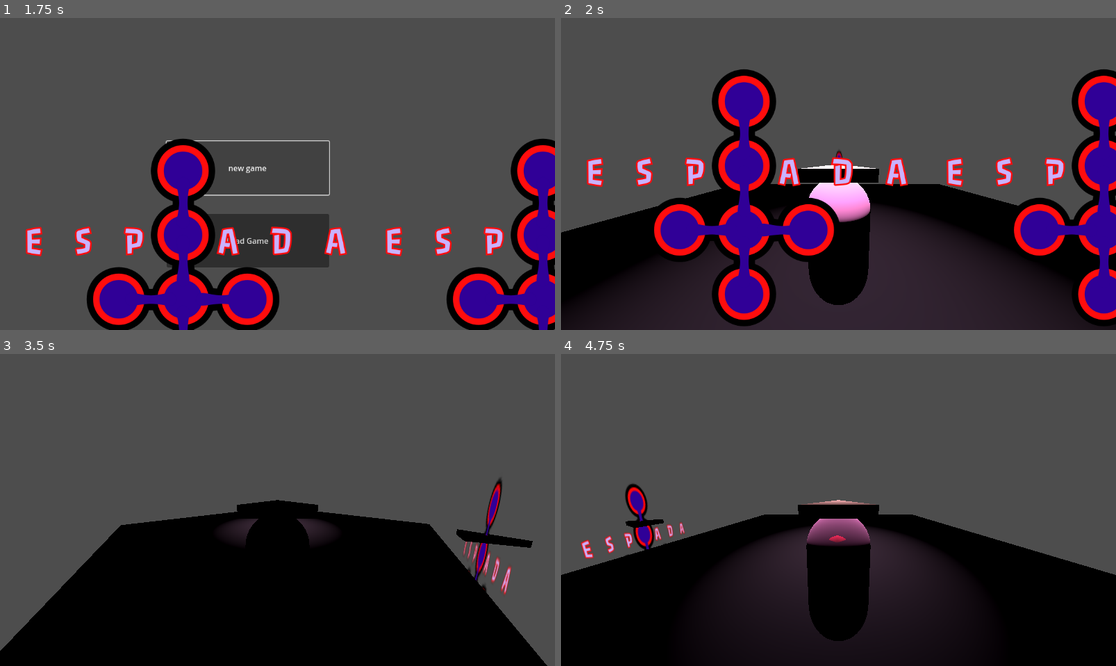
Above: before the commit, frames 1-4 (two rows, left to right).
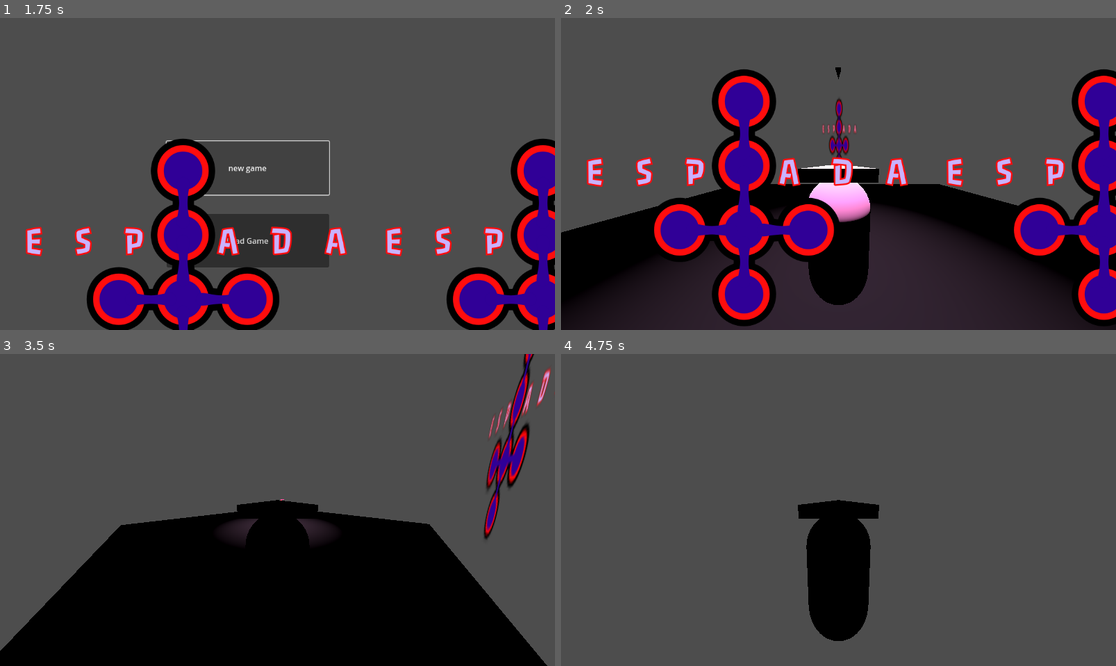
Above: after the commit, the same moments.

Repository: LidesSam/Espada
Game: Godot game, scene res://scenes/mainmenu.tscn
The game is run twice, just before and just after one commit, with the same random seed, the same clock (stepped at 60 frames per second) and the same inputs. Sound files missing from this copy of the repository are replaced by a short silence.
Inputs:
- Up to frame 1 (1.75 s): click "new game" at 0.5 s; click "new game" at 1.25 s
- Up to frame 2 (2 s): no input
- Up to frame 3 (3.5 s): hold Right (ui_right) 2.03-2.78 s; hold Down (ui_down) from 2.78 s (still down)
- Up to frame 4 (4.75 s): release Down (ui_down) at 3.53 s; hold Right (ui_right) 3.53-4.28 s; hold Up (ui_up) from 4.28 s (still down)

Frame 1 is identical in both runs. In frame 2, 0.4% of the frame differs, in the area x 47-54%, y 15-45%; in frame 3, 2.7%; in frame 4, 39%, in the area x 0-100%, y 41-100%.

Commit message:
new freature, fix: basic door change of scene system , fixed rotation

Diff:
--- a/project.godot
+++ b/project.godot
@@ -25,6 +25,10 @@
 
 enabled=PackedStringArray("res://addons/fsmgear/plugin.cfg")
 
+[global_group]
+
+trigger=""
+
 [rendering]
 
 renderer/rendering_method="gl_compatibility"
--- /dev/null
+++ b/scenes/Elements/door.gd
@@ -0,0 +1,26 @@
+extends Area3D
+
+
+@export var targetScene ="res://scenes/world/EntradaIlumiada.tscn"
+@export var actorsParentNode:Node3D =null
+@onready var spawnPoint=$spawn
+
+func _ready() -> void:
+	print("aloha door")
+
+	print("scr:door:last:",ScreenTransition.last,":tscene:",targetScene,":/:",ScreenTransition.last==targetScene )
+	if targetScene==ScreenTransition.last:
+		print(get_tree().current_scene.scene_file_path)
+
+		print("door:adding player to parent node:",Global.player, ":",actorsParentNode)
+
+		if(Global.player and actorsParentNode!=null):
+			print("door:adding player to parent node")
+			Global.player.global_position = $spawn.global_position
+			actorsParentNode.add_child(Global.player)
+			$CollisionShape3D.disabled=true
+
+
+func _on_body_shape_entered(body_rid: RID, body: Node3D, body_shape_index: int, local_shape_index: int) -> void:
+	if(body.is_in_group("player")):
+		ScreenTransition.change_scene_to_file(targetScene)
--- a/scenes/Elements/door.tscn
+++ b/scenes/Elements/door.tscn
@@ -1,23 +1,36 @@
-[gd_scene load_steps=4 format=3 uid="uid://c2ofqxaux3dpn"]
+[gd_scene load_steps=6 format=3 uid="uid://c2ofqxaux3dpn"]
 
+[ext_resource type="Script" uid="uid://do7w5kp4ji44u" path="res://scenes/Elements/door.gd" id="1_c55ij"]
 [ext_resource type="Texture2D" uid="uid://cklyu332jpwn7" path="res://icon.svg" id="1_isy1w"]
-
-[sub_resource type="BoxShape3D" id="BoxShape3D_d21wc"]
-size = Vector3(0.663696, 1.37769, 0.139771)
 
 [sub_resource type="PrismMesh" id="PrismMesh_isy1w"]
 
-[node name="door" type="Area3D"]
-transform = Transform3D(0.382937, 0, 0, 0, 1, 0, 0, 0, 1, 0, 0, 0)
+[sub_resource type="BoxShape3D" id="BoxShape3D_d21wc"]
+size = Vector3(8, 8, 1)
 
-[node name="CollisionShape3D" type="CollisionShape3D" parent="."]
-transform = Transform3D(2.03712, 0, 0, 0, 0.979, 0, 0, 0, 0.979, -0.00369937, 0.043859, 0.0104569)
-shape = SubResource("BoxShape3D_d21wc")
+[sub_resource type="SphereMesh" id="SphereMesh_c55ij"]
 
-[node name="MeshInstance3D2" type="MeshInstance3D" parent="CollisionShape3D"]
-transform = Transform3D(1, 0, 0, 0, -4.37114e-08, 0.174823, 0, -1, -7.64174e-09, 0, 1.0766, -0.119385)
+[node name="door" type="Area3D" groups=["trigger"]]
+script = ExtResource("1_c55ij")
+
+[node name="MeshInstance3D2" type="MeshInstance3D" parent="."]
+transform = Transform3D(1, 0, 0, 0, -4.37114e-08, 0.174823, 0, -1, -7.64174e-09, -0.00369937, 8.21165, -0.108928)
 mesh = SubResource("PrismMesh_isy1w")
 skeleton = NodePath("../MeshInstance3D")
 
+[node name="CollisionShape3D" type="CollisionShape3D" parent="."]
+transform = Transform3D(1, 0, 0, 0, 1, 0, 0, 0, 1, 0, 4, 0)
+shape = SubResource("BoxShape3D_d21wc")
+
 [node name="Sprite3D" type="Sprite3D" parent="."]
+transform = Transform3D(1, 0, 0, 0, 1, 0, 0, 0, 1, 0, 3.78844, 0)
 texture = ExtResource("1_isy1w")
+
+[node name="spawn" type="Marker3D" parent="."]
+transform = Transform3D(1, 0, 0, 0, 1, 0, 0, 0, 1, 0, 0, 3)
+
+[node name="MeshInstance3D" type="MeshInstance3D" parent="spawn"]
+transform = Transform3D(1, 0, 0, 0, 1, 0, 0, 0, 1, 0, 0, -1)
+mesh = SubResource("SphereMesh_c55ij")
+
+[connection signal="body_shape_entered" from="." to="." method="_on_body_shape_entered"]
--- a/scenes/Elements/player.gd
+++ b/scenes/Elements/player.gd
@@ -4,14 +4,15 @@
 var move_velocity: Vector3 = Vector3.ZERO
 
 func _physics_process(delta: float) -> void:
+
 	var dir = Vector3.ZERO
 
 	if Input.is_action_pressed("ui_up"):
 		dir -= transform.basis.z  # Move forward relative to facing direction
 	if Input.is_action_pressed("ui_left"):
-		transform = transform.rotated(Vector3.UP, deg_to_rad(5))  # Rotate left 5°
+		transform.basis = transform.basis.rotated(Vector3.UP, deg_to_rad(5))
 	if Input.is_action_pressed("ui_right"):
-		transform = transform.rotated(Vector3.UP, deg_to_rad(-5)) # Rotate right 5°
+		transform.basis = transform.basis.rotated(Vector3.UP, deg_to_rad(-5))
 	if Input.is_action_pressed("ui_down"):
 		dir += transform.basis.z  # Move forward relative to facing direction
 	# Normalize to prevent faster diagonal movement
--- a/scenes/mainmenu.tscn
+++ b/scenes/mainmenu.tscn
@@ -14,6 +14,7 @@
 offset_bottom = 40.0
 
 [node name="NewGameBtn" type="Button" parent="main"]
+layout_mode = 0
 offset_left = 346.0
 offset_top = 256.0
 offset_right = 683.0
@@ -21,6 +22,7 @@
 text = "new game"
 
 [node name="LoadGame" type="Button" parent="main"]
+layout_mode = 0
 offset_left = 346.0
 offset_top = 407.0
 offset_right = 683.0
--- a/scenes/system/Global.gd
+++ b/scenes/system/Global.gd
@@ -1 +1,17 @@
 extends Node
+
+
+var player=null
+var deathcount=0
+
+func new_game():
+	deathcount= null
+
+func set_player(p):
+	player= p
+func detach_player():
+	if player and player.get_parent():
+		player.get_parent().remove_child(player)
+
+func die():
+	deathcount+=1
--- a/scenes/system/screenTransition.gd
+++ b/scenes/system/screenTransition.gd
@@ -1,12 +1,16 @@
 extends CanvasLayer
 
 var on=false
-var next
+var next=null
+var last=null
 
 func change_scene_to_file(target)->void:
 	$anim.play("fill_up")
 	on=true
+	if(next):
+		last=next
 	next=target
+	Global.detach_player()
 
 func _on_anim_animation_finished(anim_name):
 	if(on):
--- a/scenes/world/EntradaIlumiada.tscn
+++ b/scenes/world/EntradaIlumiada.tscn
@@ -1,6 +1,6 @@
 [gd_scene load_steps=6 format=3 uid="uid://bv7twt1g23j1u"]
 
-[ext_resource type="PackedScene" uid="uid://cygaoueysys4i" path="res://scenes/Elements/Illusia.tscn" id="1_v646w"]
+[ext_resource type="Script" uid="uid://bwk8r6p66a0j3" path="res://scenes/world/entrada_ilumiada.gd" id="1_v646w"]
 [ext_resource type="PackedScene" uid="uid://c2ofqxaux3dpn" path="res://scenes/Elements/door.tscn" id="2_jhygp"]
 
 [sub_resource type="BoxShape3D" id="BoxShape3D_0yqho"]
@@ -11,7 +11,8 @@
 [sub_resource type="StandardMaterial3D" id="StandardMaterial3D_v646w"]
 albedo_color = Color(0.000914195, 0.05364, 0.124657, 1)
 
-[node name="entry" type="Node3D"]
+[node name="EntradaIluminada" type="Node3D"]
+script = ExtResource("1_v646w")
 
 [node name="StaticBody3D2" type="StaticBody3D" parent="."]
 transform = Transform3D(8.11851, 0, 0, 0, 0.990062, 0, 0, 0, 7.9106, 0, 0, 0)
@@ -34,7 +35,10 @@
 
 [node name="actors" type="Node3D" parent="."]
 
-[node name="player" parent="actors" instance=ExtResource("1_v646w")]
-
 [node name="door" parent="." instance=ExtResource("2_jhygp")]
 transform = Transform3D(0.382937, 0, 0, 0, 1, 0, 0, 0, 1, 0, 0, -8)
+targetScene = "res://scenes/world/PlazaDeBrazas.tscn"
+
+[node name="Camera3D" type="Camera3D" parent="."]
+transform = Transform3D(1, 0, 0, 0, -4.37114e-08, 1, 0, -1, -4.37114e-08, 0, 11.5005, 0)
+current = true
--- a/scenes/world/PlazaDeBrazas.tscn
+++ b/scenes/world/PlazaDeBrazas.tscn
@@ -32,26 +32,33 @@
 [sub_resource type="Gradient" id="Gradient_mqh4y"]
 colors = PackedColorArray(0.115533, 0.0114107, 0.228532, 1, 5.96821e-06, 0.984025, 0.728952, 1)
 
-[node name="entry" type="Node3D"]
+[node name="plazaDeBrazas" type="Node3D"]
 
 [node name="doors" type="Node3D" parent="."]
 transform = Transform3D(1, 0, 0, 0, 1, 0, 0, 0, 1, 0, 0.582737, 0)
 
-[node name="door" parent="doors" instance=ExtResource("2_c3gid")]
-transform = Transform3D(0.382937, 0, 0, 0, 1, 0, 0, 0, 1, 0, 0, -7.15347)
+[node name="door_entrada_iluminada" parent="doors" node_paths=PackedStringArray("actorsParentNode") instance=ExtResource("2_c3gid")]
+transform = Transform3D(1, 0, 0, 0, 1, 0, 0, 0, 1, 0, 0, -8)
+actorsParentNode = NodePath("../../actors")
 
-[node name="door2" parent="doors" instance=ExtResource("2_c3gid")]
-transform = Transform3D(-0.369889, 0, -0.258819, 0, 1, 0, 0.0991114, 0, -0.965926, 0, 0, 7.45187)
+[node name="door_arboleda_Negra" parent="doors" node_paths=PackedStringArray("actorsParentNode") instance=ExtResource("2_c3gid")]
+transform = Transform3D(-1.67387e-08, 0, -1, 0, 1, 0, 0.382937, 0, -4.37114e-08, 8.58262, 0, 0)
+targetScene = "res://scenes/world/ArboledaNegra.tscn"
+actorsParentNode = NodePath("../../actors")
 
-[node name="door3" parent="doors" instance=ExtResource("2_c3gid")]
-transform = Transform3D(-0.0991114, 0, 0.965926, 0, 1, 0, -0.369889, 0, -0.258819, -8.08798, 0, 0)
+[node name="door_castillo" parent="doors" node_paths=PackedStringArray("actorsParentNode") instance=ExtResource("2_c3gid")]
+transform = Transform3D(-0.382937, 0, 8.74228e-08, 0, 1, 0, -3.34774e-08, 0, -1, 0, 0, 7.45187)
+targetScene = "res://scenes/world/CastilloCreciente.tscn"
+actorsParentNode = NodePath("../../actors")
 
-[node name="door4" parent="doors" instance=ExtResource("2_c3gid")]
-transform = Transform3D(-1.67387e-08, 0, -1, 0, 1, 0, 0.382937, 0, -4.37114e-08, 8.58262, 0, 0)
+[node name="door_cascada" parent="doors" node_paths=PackedStringArray("actorsParentNode") instance=ExtResource("2_c3gid")]
+transform = Transform3D(-1.67387e-08, 0, 1, 0, 1, 0, -0.382937, 0, -4.37114e-08, -8.08798, 0, 0)
+targetScene = "res://scenes/world/CascadaVacia.tscn"
+actorsParentNode = NodePath("../../actors")
 
-[node name="actor" type="Node3D" parent="."]
+[node name="actors" type="Node3D" parent="."]
 
-[node name="Npc" parent="actor" instance=ExtResource("1_34uc1")]
+[node name="Npc" parent="actors" instance=ExtResource("1_34uc1")]
 transform = Transform3D(1, 0, 0, 0, 1, 0, 0, 0, 1, 0.0722914, 1.0179, -3.1923)
 
 [node name="world" type="Node3D" parent="."]
@@ -69,6 +76,14 @@
 
 [node name="fire" type="StaticBody3D" parent="world"]
 transform = Transform3D(1, 0, 0, 0, 1, 0, 0, 0, 1, 0, 0.492174, 0)
+
+[node name="OmniLight3D" type="OmniLight3D" parent="world/fire"]
+transform = Transform3D(1, 0, 0, 0, 1, 0, 0, 0, 1, 0, 0.608601, 0)
+light_color = Color(0.721196, 0.993315, 0.858385, 1)
+light_energy = 13.121
+light_indirect_energy = 5.04
+light_volumetric_fog_energy = 1.515
+omni_range = 11.2863
 
 [node name="MeshInstance3D" type="MeshInstance3D" parent="world/fire"]
 mesh = SubResource("CylinderMesh_c3gid")
--- /dev/null
+++ b/scenes/world/entrada_ilumiada.gd
@@ -0,0 +1,7 @@
+extends Node3D
+
+func _ready() -> void:
+	if !Global.player:
+		var player =load("res://scenes/Elements/Illusia.tscn").instantiate()
+		$actors.add_child(player)
+		Global.player=player
Not shown, added: scenes/Elements/door.gd.uid
Not shown, added: scenes/world/entrada_ilumiada.gd.uid
